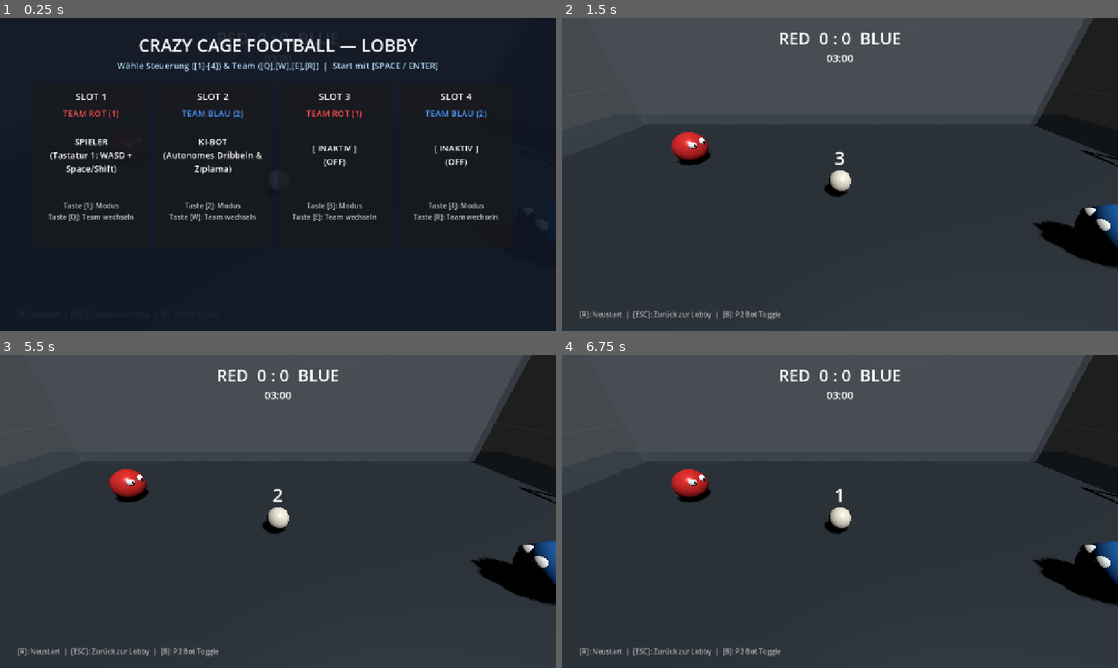
Above: before the commit, frames 1-4 (two rows, left to right).
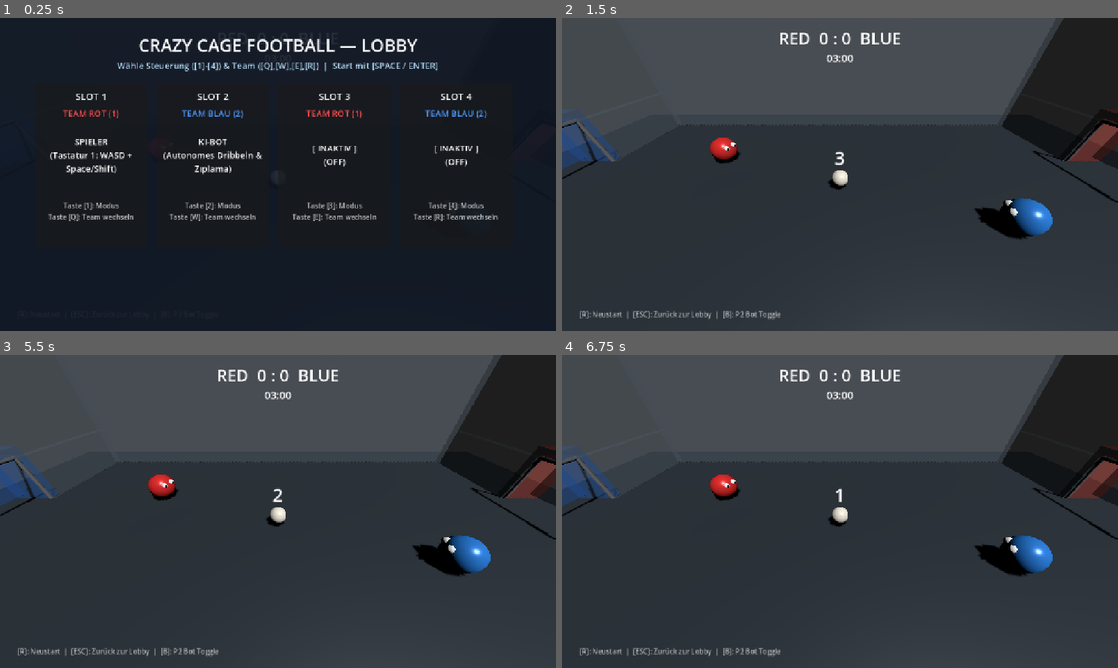
Above: after the commit, the same moments.

Repository: RobinNunkesser/gd-godot-crazy-cage-football
Game: Godot game, scene res://scenes/main.tscn
The game is run twice, just before and just after one commit, with the same random seed, the same clock (stepped at 60 frames per second) and the same inputs.
Inputs:
- Up to frame 1 (0.25 s): no input
- Up to frame 2 (1.5 s): tap Enter (p2_jump) at 0.5 s; hold D (p1_right) 0.53-1.28 s; tap Shift (p1_boost) at 0.6 s; tap Space (p1_jump) at 0.77 s; tap R (restart) at 1.25 s; hold S (p1_down) from 1.28 s (still down); tap Down (p2_down) at 1.35 s
- Up to frame 3 (5.5 s): tap Space (p1_jump) at 1.52, 3.02, 3.77, 4.52 s; tap R (restart) every 0.75 s from 2 to 4.25 s; release S (p1_down) at 2.03 s; hold D (p1_right) 2.03-2.78 s; hold Left (p2_left) 2.03-2.78 s; hold W (p1_up) 2.78-3.53 s; tap Right (p2_right) at 2.85 s; hold Up (p2_up) 3.53-4.28 s; hold A (p1_left) 3.53-5.03 s; tap 1 at 4.35 s; hold S (p1_down) from 5.03 s (still down); tap 2 at 5.1 s
- Up to frame 4 (6.75 s): release S (p1_down) at 5.78 s; hold D (p1_right) 5.78-6.53 s; tap 3 at 5.85 s; tap Space (p1_jump) at 6.02 s; hold W (p1_up) from 6.53 s (still down); tap 4 at 6.6 s

The runs differ from the first frame. In frame 2, 8.6% of the frame differs, in the area x 0-100%, y 0-80%; in frame 3, 8.6%; in frame 4, 8.6%.

Commit message:
feat(camera): increase in-cage tactical distance (FOV 82, H 5.2, Z 6.0) and track gameplay action

Diff:
--- a/scenes/main.gd
+++ b/scenes/main.gd
@@ -142,6 +142,7 @@
 	camera.ball_node = ball
 	camera.player1_node = player1
 	camera.player2_node = player2
+	camera.tracked_players.assign(players)
 	camera.current = true
 	add_child(camera)
 
--- a/scripts/cage_camera.gd
+++ b/scripts/cage_camera.gd
@@ -7,30 +7,76 @@
 @export var player1_node: Node3D = null
 @export var player2_node: Node3D = null
 
+@export var tracked_players: Array[Node3D] = []
+
+var _current_look_target: Vector3 = Vector3(0.0, 0.6, 0.0)
+
+func _init() -> void:
+	fov = 82.0
+	near = 0.05
+	_current_look_target = Vector3(0.0, 0.6, 0.0)
+
 func _ready() -> void:
-	fov = 76.0
+	fov = 82.0
 	near = 0.05
+	_current_look_target = Vector3(0.0, 0.6, 0.0)
 
 func _process(delta: float) -> void:
 	update_camera(delta)
 
 func update_camera(delta: float) -> void:
-	var target_x: float = 0.0
-	var target_z: float = 0.0
+	var action_pos = Vector3.ZERO
+	var weight_total = 0.0
 
+	# 1. Hauptfokus: Ball
 	if is_instance_valid(ball_node):
 		var bpos = ball_node.global_position if (is_inside_tree() and ball_node.is_inside_tree()) else ball_node.position
-		target_x = clampf(bpos.x * 0.35, -CageConfig.CAGE_WIDTH_X * 0.22, CageConfig.CAGE_WIDTH_X * 0.22)
-		target_z = clampf(bpos.z * 0.2, -1.2, 0.8)
+		action_pos += bpos * 3.0
+		weight_total += 3.0
 
-	# Strikt innerhalb der Käfig-Grenzen (-12..12, 0..7, -7..7)
-	var cam_x = clampf(target_x, -5.5, 5.5)
-	var cam_y = clampf(CageConfig.CAMERA_HEIGHT, 2.5, CageConfig.CAGE_HEIGHT_Y - 1.8)
-	var cam_z = clampf(CageConfig.CAMERA_OFFSET_Z + target_z, 3.8, CageConfig.CAGE_DEPTH_Z * 0.5 - 1.2)
+	# 2. Spielgeschehen: Aktive Spieler um den Ball
+	var candidates: Array[Node3D] = []
+	if not tracked_players.is_empty():
+		candidates = tracked_players
+	else:
+		if is_instance_valid(player1_node):
+			candidates.append(player1_node)
+		if is_instance_valid(player2_node):
+			candidates.append(player2_node)
+
+	var players_mid = Vector3.ZERO
+	var active_count = 0
+	for p in candidates:
+		if is_instance_valid(p) and ("control_type" not in p or p.control_type != 0):
+			var ppos = p.global_position if (is_inside_tree() and p.is_inside_tree()) else p.position
+			players_mid += ppos
+			active_count += 1
+
+	if active_count > 0:
+		players_mid /= float(active_count)
+		action_pos += players_mid * 1.0
+		weight_total += 1.0
+
+	if weight_total > 0.0:
+		action_pos /= weight_total
+
+	# 3. Positionierung: Mehr Distanz, dynamisches Mitziehen entlang X
+	var cam_x = clampf(action_pos.x * 0.70, -CageConfig.CAGE_WIDTH_X * 0.35, CageConfig.CAGE_WIDTH_X * 0.35)
+	var cam_y = clampf(CageConfig.CAMERA_HEIGHT + action_pos.y * 0.20, 4.2, CageConfig.CAGE_HEIGHT_Y - 1.2)
+	var cam_z = clampf(CageConfig.CAMERA_OFFSET_Z + action_pos.z * 0.15, 5.0, CageConfig.CAGE_DEPTH_Z * 0.5 - 0.8)
 	var desired_pos = Vector3(cam_x, cam_y, cam_z)
+
+	# 4. Blickpunkt folgt dem Spielgeschehen
+	var target_look = Vector3(
+		action_pos.x * 0.85,
+		clampf(action_pos.y * 0.5 + 0.4, 0.4, 2.0),
+		action_pos.z * 0.60
+	)
 
 	if is_inside_tree():
 		global_position = global_position.lerp(desired_pos, delta * CageConfig.CAMERA_LERP_SPEED)
-		look_at(Vector3(target_x * 0.65, 0.7, target_z * 0.35), Vector3.UP)
+		_current_look_target = _current_look_target.lerp(target_look, delta * (CageConfig.CAMERA_LERP_SPEED + 1.5))
+		look_at(_current_look_target, Vector3.UP)
 	else:
 		position = position.lerp(desired_pos, delta * CageConfig.CAMERA_LERP_SPEED)
+		_current_look_target = target_look
--- a/scripts/config.gd
+++ b/scripts/config.gd
@@ -40,7 +40,7 @@
 const CELEBRATION_DURATION: float = 2.0
 const KICKOFF_DELAY: float = 2.0
 
-# Kamera (Im Käfig platziert für immersive Nahansicht)
-const CAMERA_HEIGHT: float = 4.0
-const CAMERA_OFFSET_Z: float = 5.2
-const CAMERA_LERP_SPEED: float = 4.5
+# Kamera (Im Käfig platziert mit Übersicht und Distanz zum Spielgeschehen)
+const CAMERA_HEIGHT: float = 5.2
+const CAMERA_OFFSET_Z: float = 6.0
+const CAMERA_LERP_SPEED: float = 5.0
--- a/test_gameplay.gd
+++ b/test_gameplay.gd
@@ -132,6 +132,14 @@
 	assert(cam.position.y > 0.0, "Camera should have elevated height")
 	assert(cam.position.y < CageConfig.CAGE_HEIGHT_Y, "Camera MUST be inside cage vertically (< CAGE_HEIGHT_Y)")
 	assert(cam.position.z < CageConfig.CAGE_DEPTH_Z * 0.5, "Camera MUST be inside cage depth (< CAGE_DEPTH_Z / 2)")
+	assert(cam.fov >= 80.0, "Camera should have wide FOV for tactical distance")
+
+	# Action-Tracking testen: Ball bewegt sich nach rechts (X = 8.0)
+	test_ball.position = Vector3(8.0, 1.0, 0.0)
+	for _i in range(10):
+		cam.update_camera(0.1)
+	var current_x = cam.global_position.x if cam.is_inside_tree() else cam.position.x
+	assert(current_x > 2.0, "Camera should dynamically follow action along X towards the ball")
 
 	cam.queue_free()
 	test_ball.queue_free()
